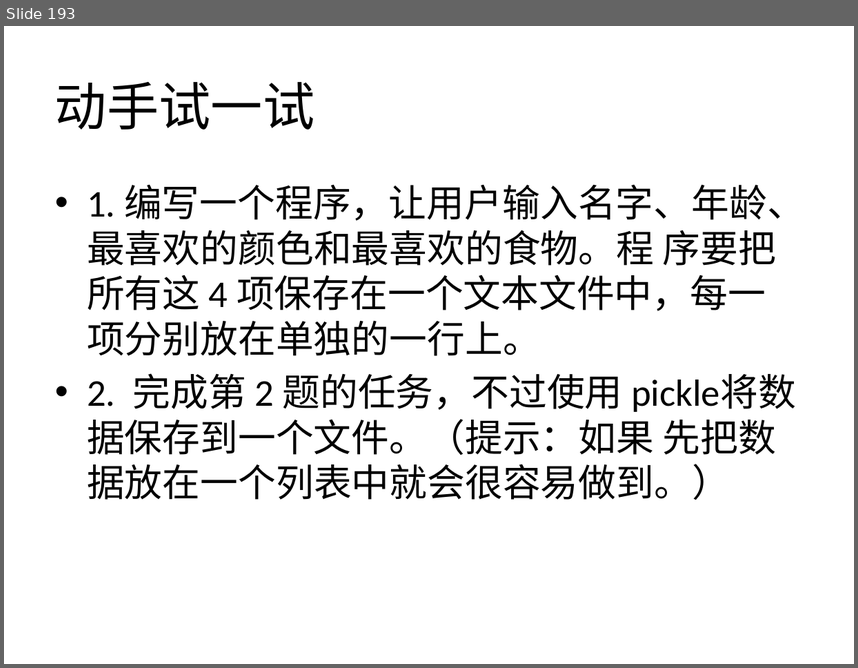
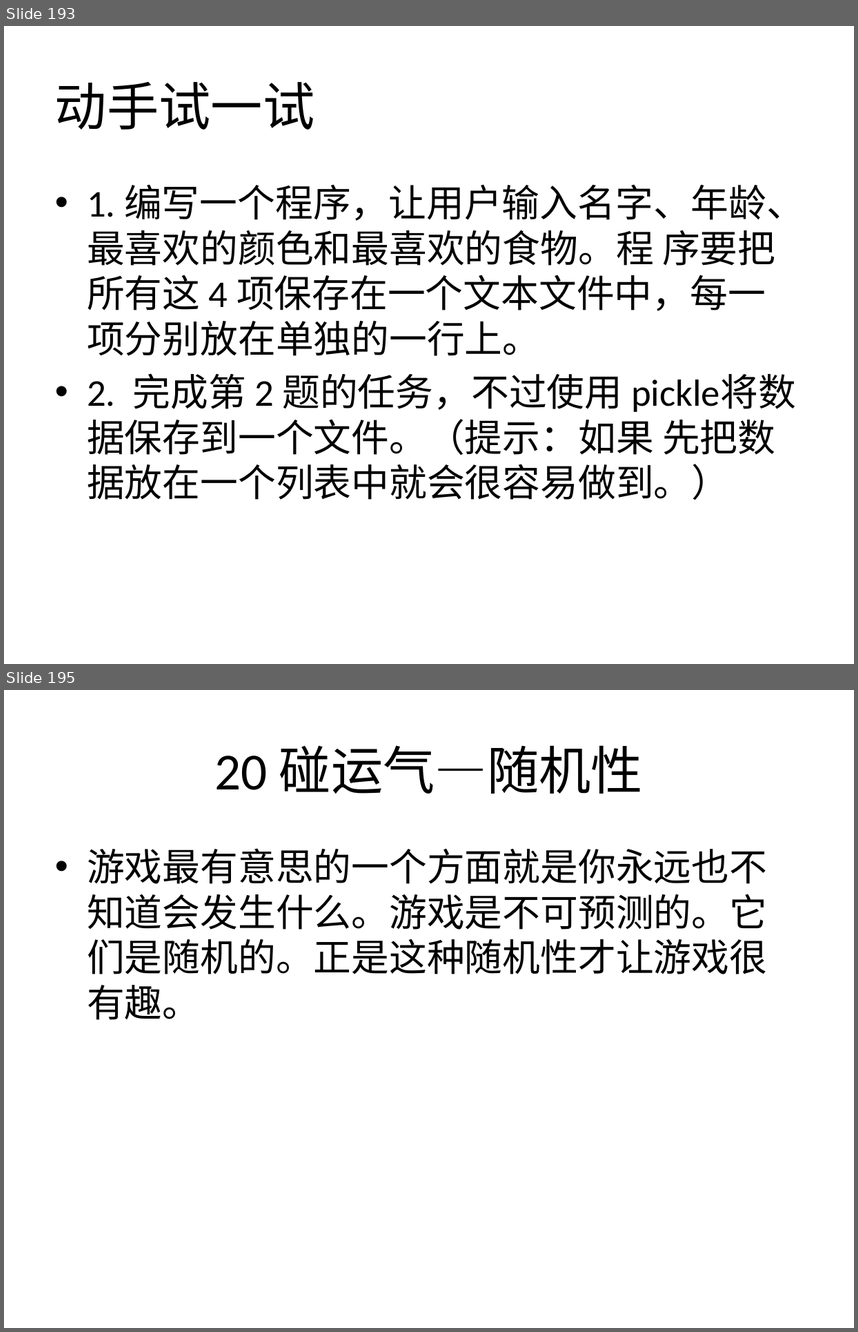
Before and after one commit to zhinan18/Python3, a slide deck: readme/Python3.pptx. Shown one above the other, each under a label of ours: slide 193 before the commit, slides 193 and 195 after it; the slides between them are not shown. The pictures are 858x668 and 858x1332 pixels, drawn with LibreOffice and Linux fonts; fonts in the diff are those of the drawing. Boxes give left, top, right and bottom in pixels: in the first picture for what was removed or moved away, otherwise in the second. Text is boxed around its words. In the diff, an @@ line names an element or a change of style, - is before the commit and + after.

```diff
--- a/readme/Python3.pptx
+++ b/readme/Python3.pptx
@@ slide 195 added at <box>4,690,854,1328</box>, background #FFFFFF @@
@@ title added at <box>215,745,643,793</box>, 44 pt, text #000000 @@
+20 碰运气—随机性
@@ text added at <box>87,848,767,1020</box>, 32 pt, text #000000 @@
+• 游戏最有意思的一个方面就是你永远也不知道会发生什么。游戏是不可预测的。它们是随机的。正是这种随机性才让游戏很有趣。
```
Also in this commit, not shown: 9 other slides added, 5 other files.
